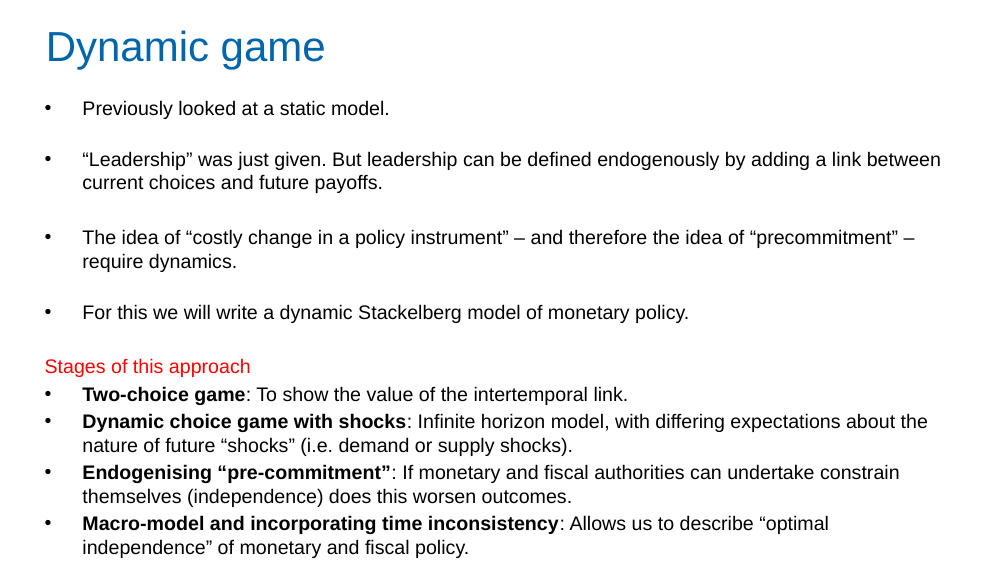
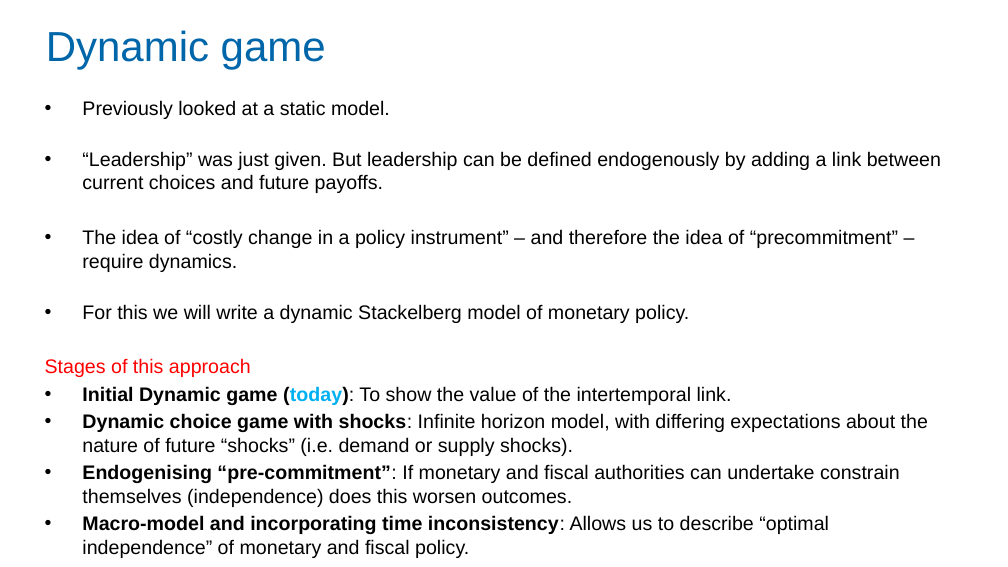
Before and after one commit to Zjub/TVHENZ, a slide deck: slide 18 of MF coordination/SI_game/RBA Coffee Monetary and Fiscal Policy Coordination.pptx (slide 17 before the commit). Drawn at 1008x567 pixels with LibreOffice and Linux fonts; fonts in the diff are those of the drawing. Boxes give left, top, right and bottom in pixels: in the first picture for what was removed or moved away, otherwise in the second. Text is boxed around its words. In the diff, an @@ line names an element or a change of style, - is before the commit and + after.

```diff
--- a/MF coordination/SI_game/RBA Coffee Monetary and Fiscal Policy Coordination.pptx
+++ b/MF coordination/SI_game/RBA Coffee Monetary and Fiscal Policy Coordination.pptx
@@ text at <box>82,386,732,405</box>: text changed @@
-• Two-choice game: To show the value of the intertemporal link.
+• Initial Dynamic game (today): To show the value of the intertemporal link.
```
Also in this commit, not shown: 14 other slides changed, 4 slides added, 1 slide removed, 7 other files.
